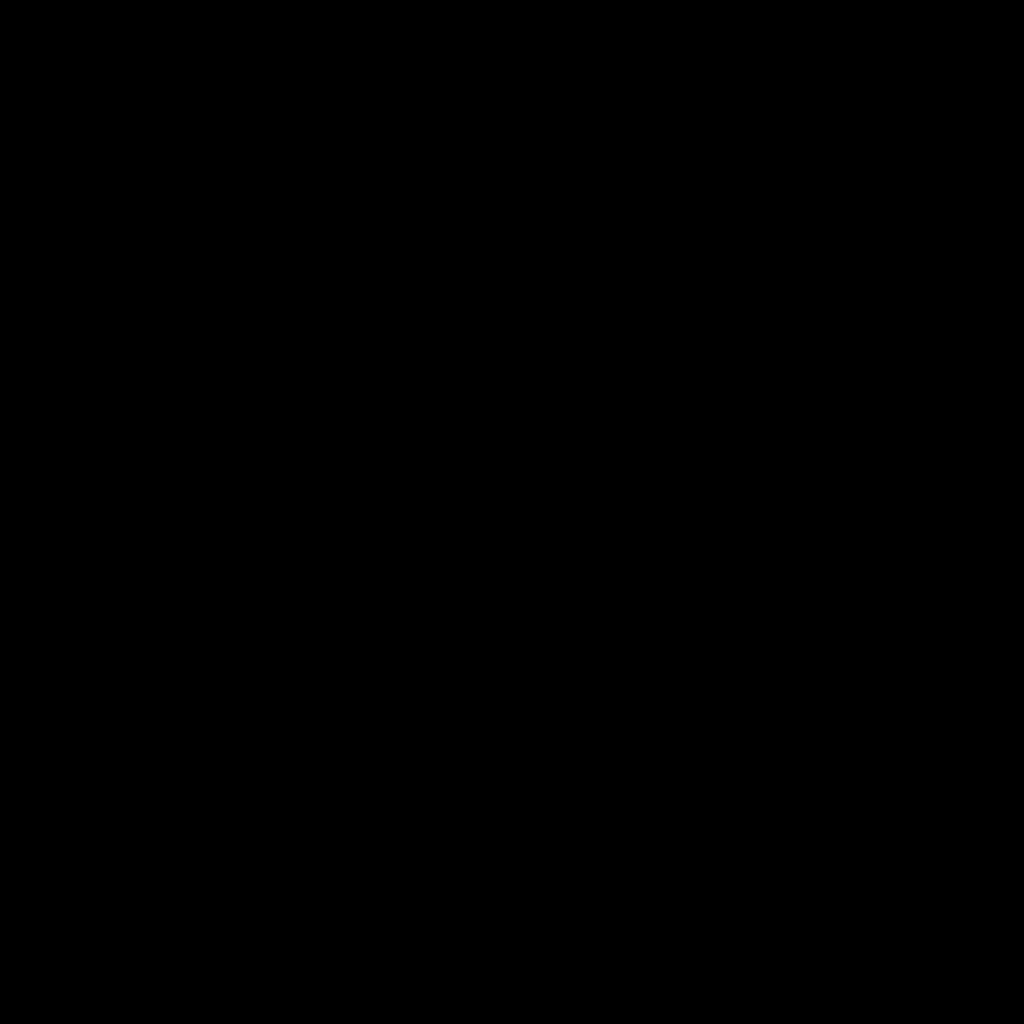
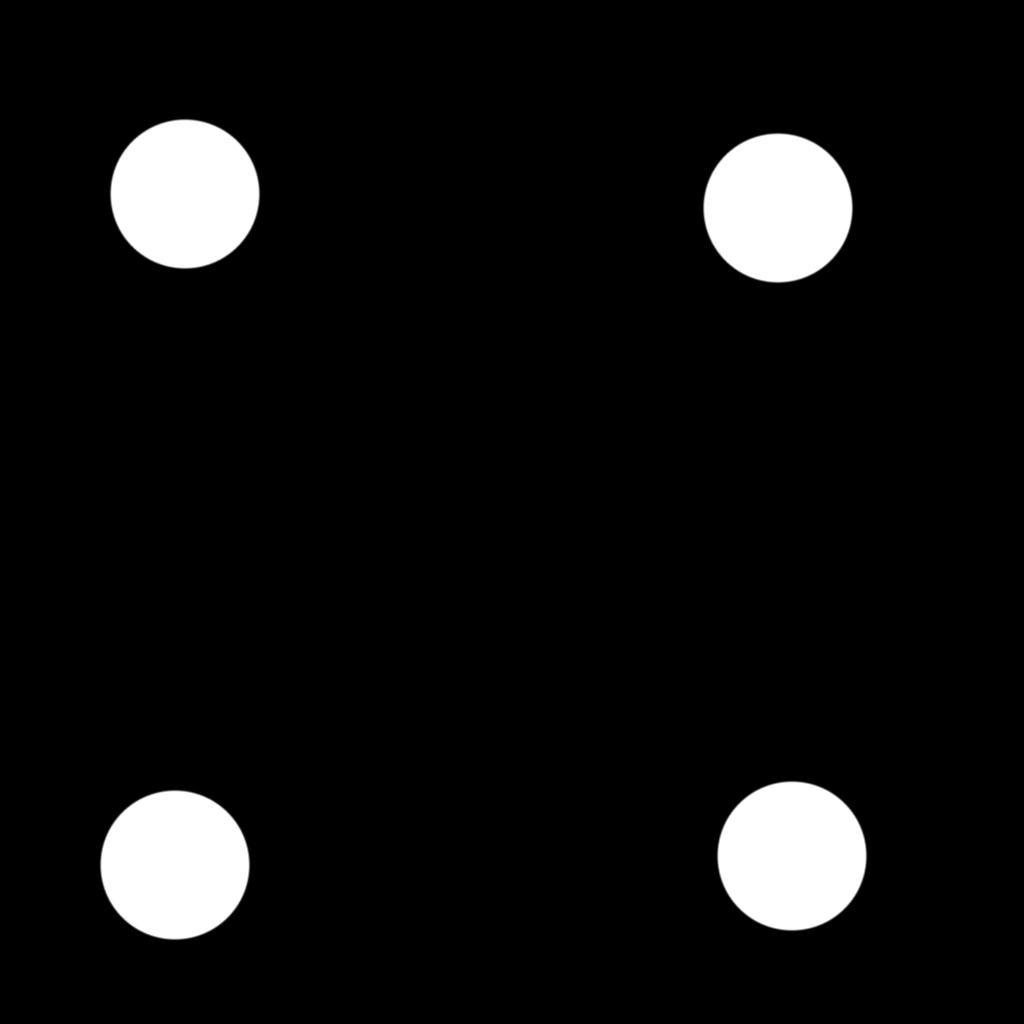
The second w=1024, h=1024 image is a revision of the first. Changes to its layers:
painted on "Layer 5" over (99, 118, 868, 941)
